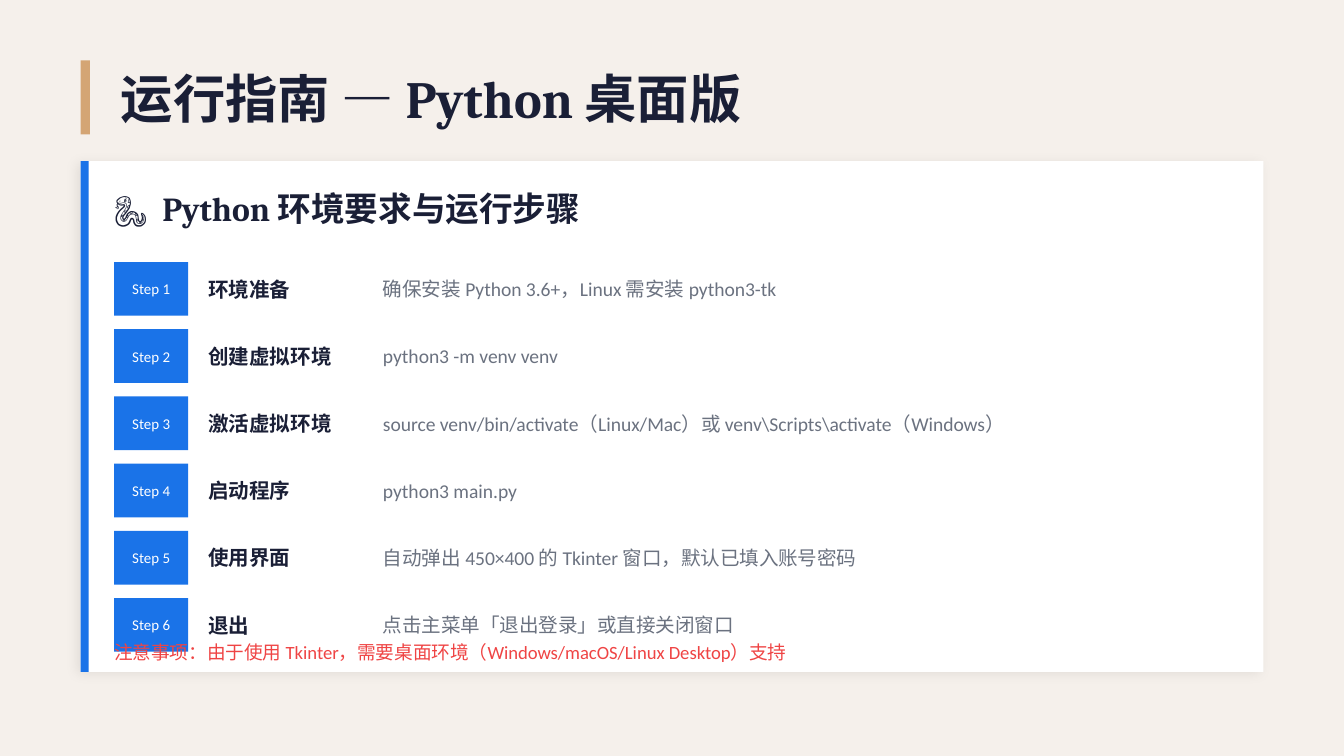
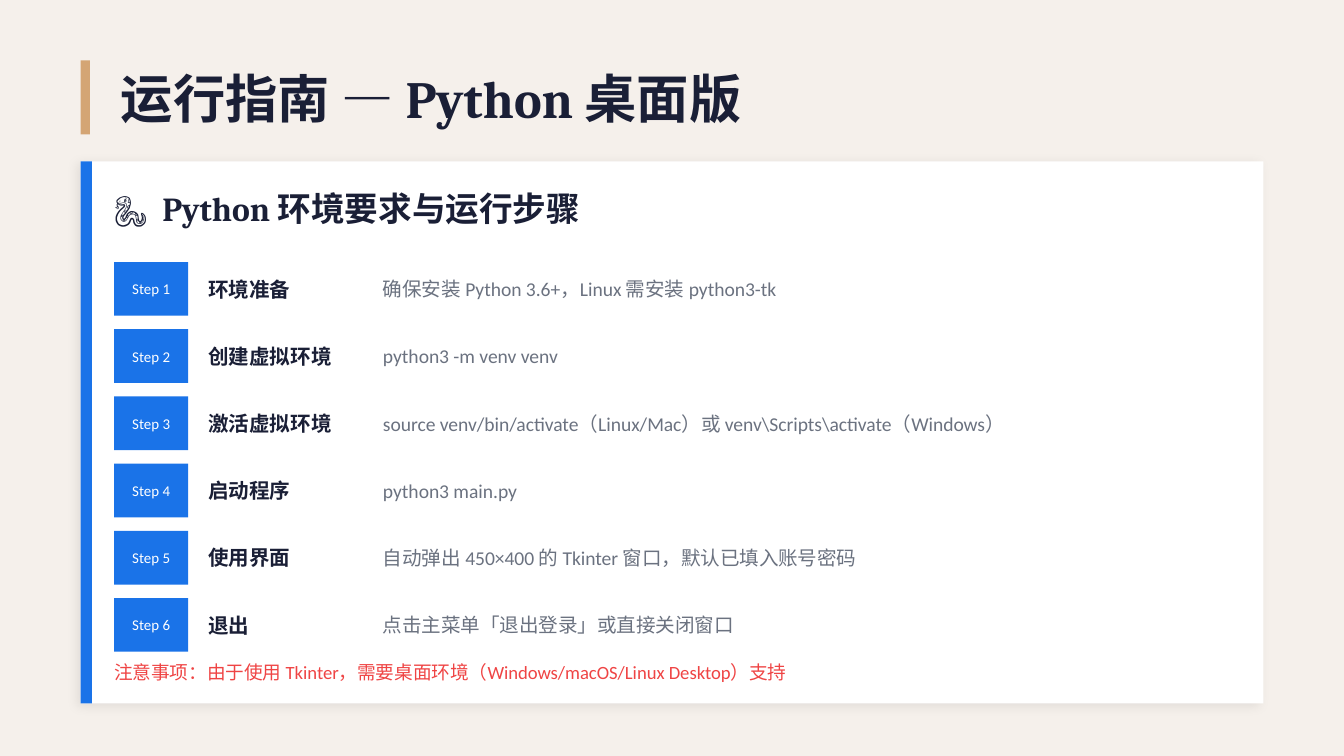
Before and after one commit to Unconnectable/atm, a slide deck: slide 22 of ATM项目演示.pptx. Drawn at 1344x756 pixels with LibreOffice and Linux fonts; fonts in the diff are those of the drawing. Boxes give left, top, right and bottom in pixels: in the first picture for what was removed or moved away, otherwise in the second. Text is boxed around its words. In the diff, an @@ line names an element or a change of style, - is before the commit and + after.

```diff
--- a/ATM项目演示.pptx
+++ b/ATM项目演示.pptx
@@ rectangle resized from (x1=81, y1=161, x2=1263, y2=672) to (x1=81, y1=161, x2=1263, y2=703) @@
@@ rectangle resized from (x1=81, y1=161, x2=89, y2=672) to (x1=81, y1=161, x2=91, y2=703) @@
@@ text "注意事项：由于使用 Tkinter，需要桌面环境（Windows/macOS/Linux Desktop）支持" moved from (x1=114, y1=640, x2=787, y2=662) to (x1=114, y1=663, x2=787, y2=682) @@
```
Also in this commit, not shown: 11 other slides changed.
